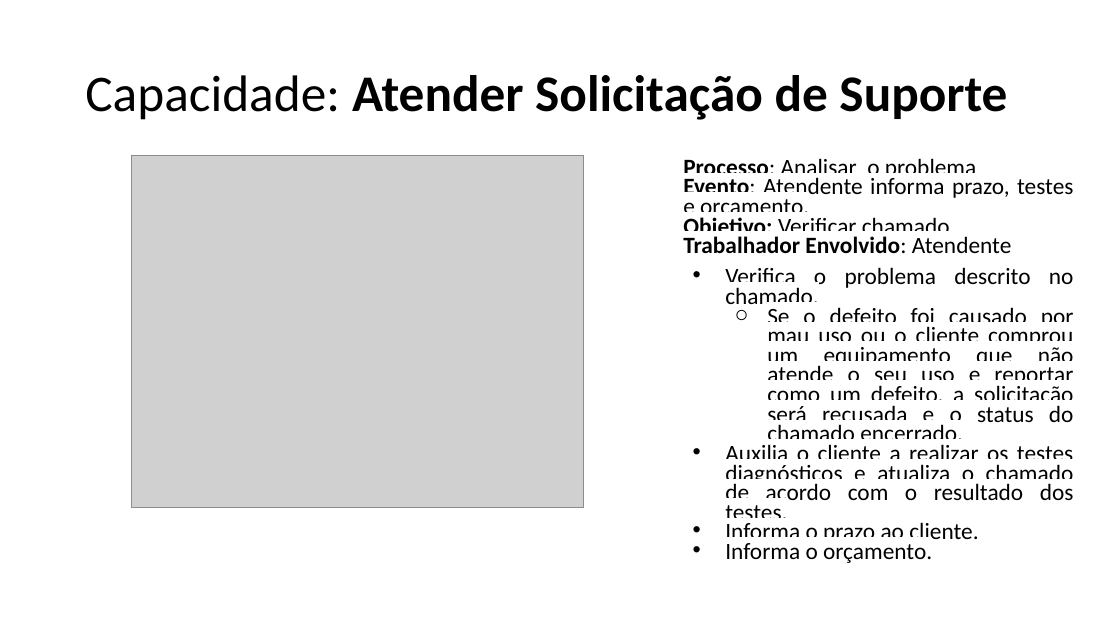
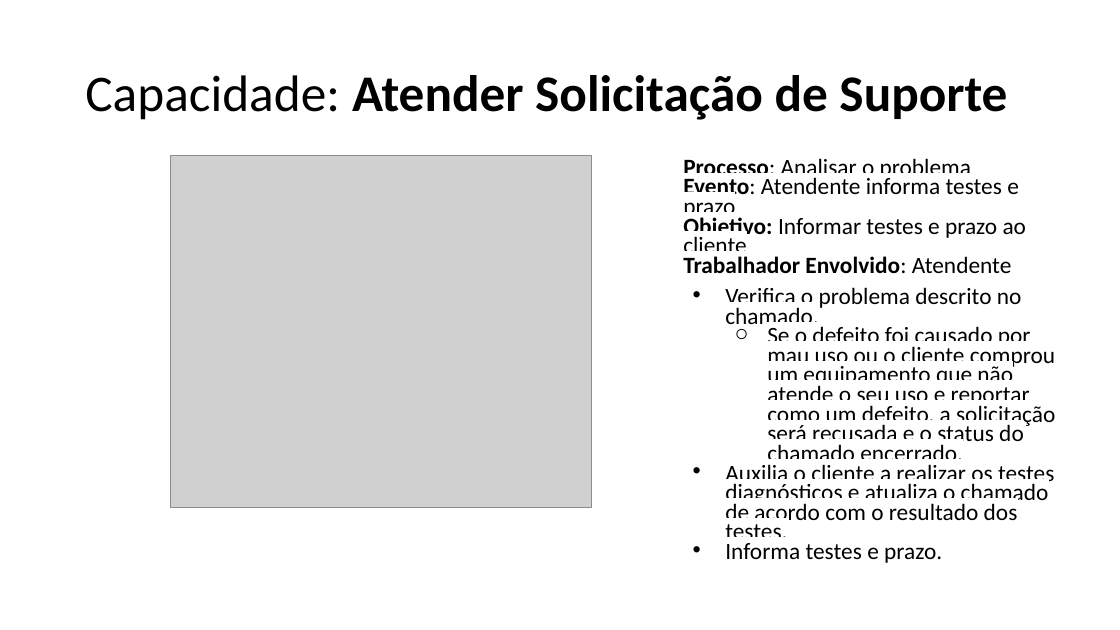
Before and after one commit to emersonsoaresdasilva/projeto-ope, a slide deck: slide 9 of 18-Descrição dos Processos de Negócio.pptx (slide 8 before the commit). Drawn at 1120x630 pixels with LibreOffice and Linux fonts; fonts in the diff are those of the drawing; grey boxes stand for pictures. Boxes give left, top, right and bottom in pixels: in the first picture for what was removed or moved away, otherwise in the second. Text is boxed around its words. In the diff, an @@ line names an element or a change of style, - is before the commit and + after.

```diff
--- a/18-Descrição dos Processos de Negócio.pptx
+++ b/18-Descrição dos Processos de Negócio.pptx
@@ picture: place and size @@
-picture at (132, 155, 584, 507)
+picture at (171, 155, 592, 507)
@@ text at (683, 177, 1026, 259): text changed @@
-Evento: Atendente informa prazo, testes e orçamento.
-Objetivo: Verificar chamado
+Evento: Atendente informa testes e prazo
+Objetivo: Informar testes e prazo ao cliente
@@ text at (683, 158, 1055, 546): alignment justified to left @@
@@ text at (725, 543, 942, 563): text changed @@
-• Informa o prazo ao cliente.
-• Informa o orçamento.
+• Informa testes e prazo.
```
Also in this commit, not shown: 21 other slides changed, 1 slide added, 15 other files.
